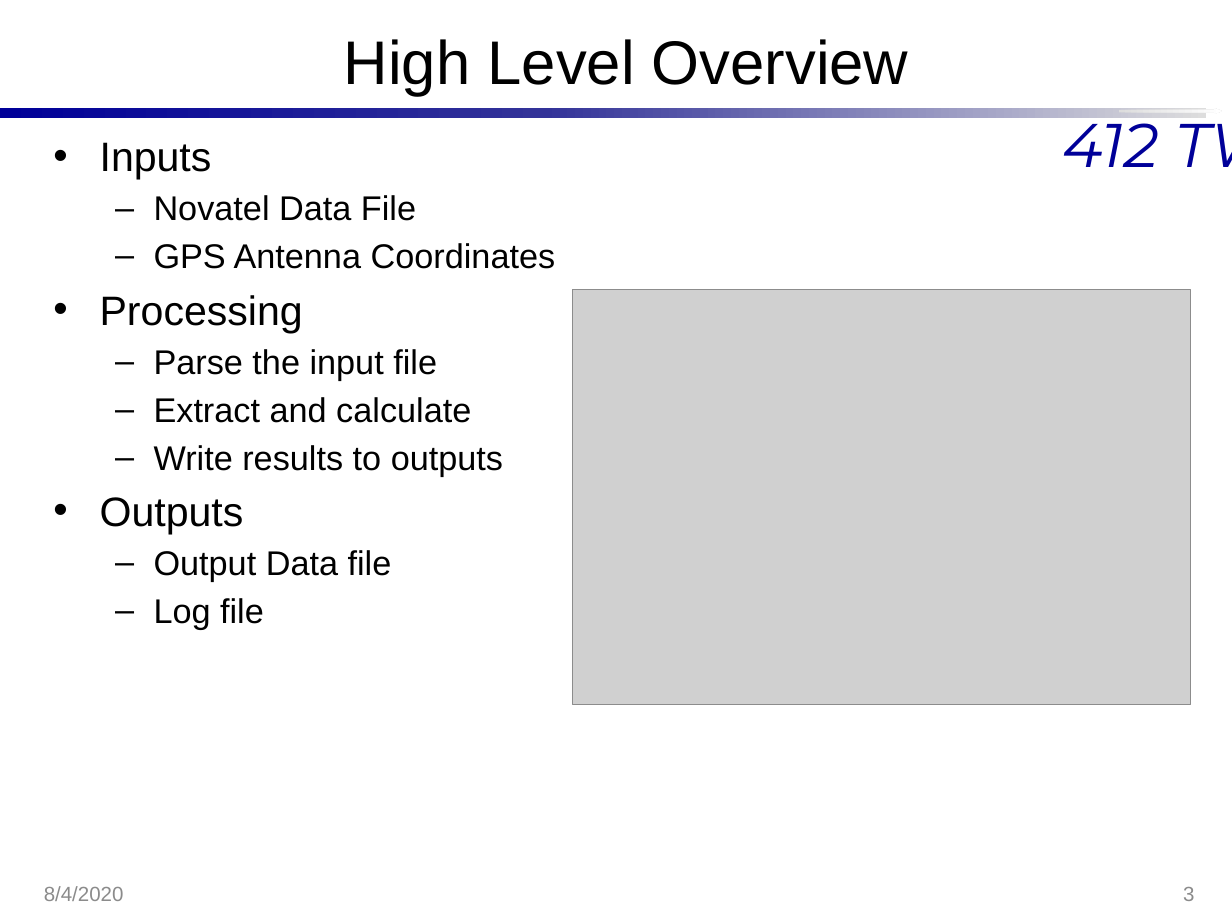
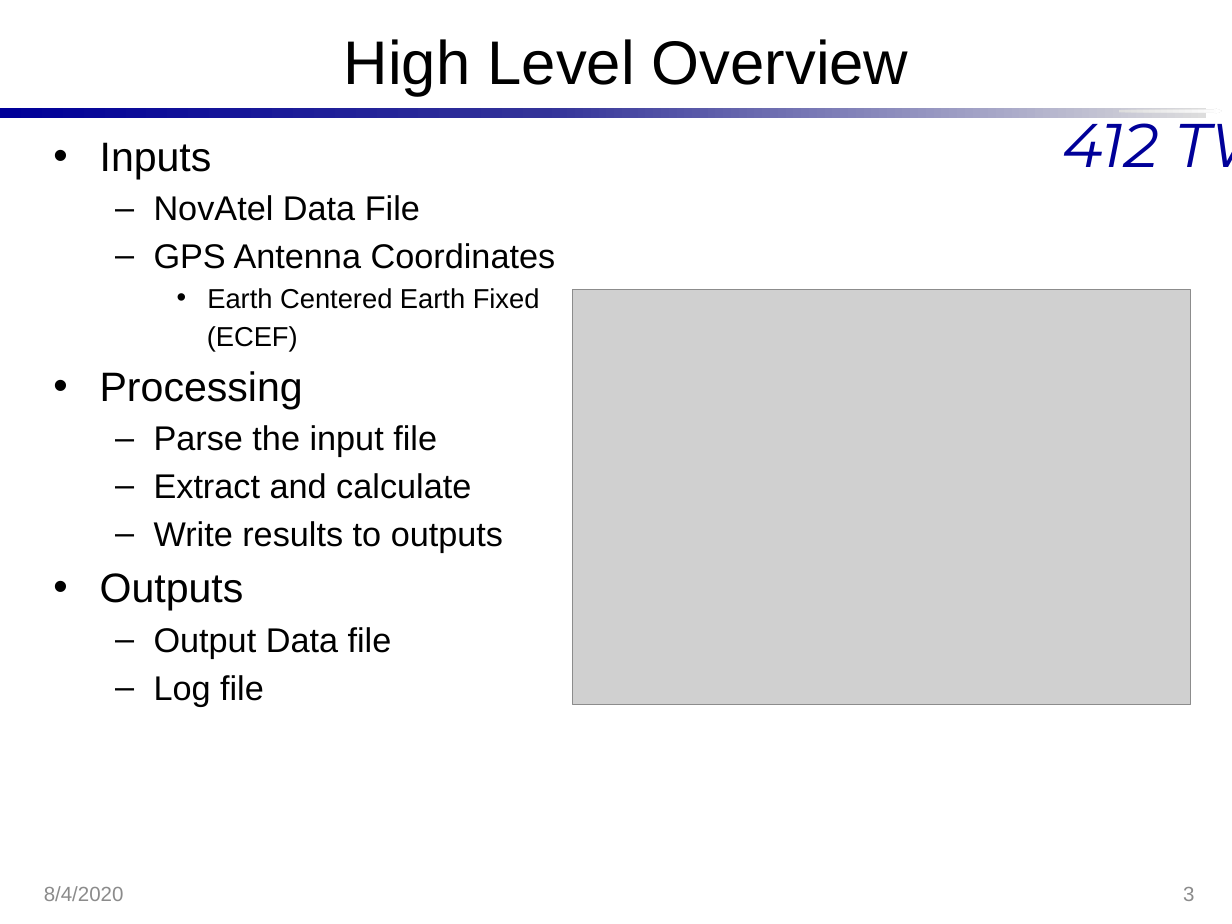
Before and after one commit to Hannsel101/PCIP_Intern_Proj_1, a slide deck: slide 3 of BestXYZ_Presentation.pptx. Drawn at 1232x924 pixels with LibreOffice and Linux fonts; fonts in the diff are those of the drawing; grey boxes stand for pictures; background and template pictures are left out. Boxes give left, top, right and bottom in pixels: in the first picture for what was removed or moved away, otherwise in the second. Text is boxed around its words. In the diff, an @@ line names an element or a change of style, - is before the commit and + after.

```diff
--- a/BestXYZ_Presentation.pptx
+++ b/BestXYZ_Presentation.pptx
@@ text at <box>154,195,420,221</box>: text changed @@
-  – Novatel Data File
+  – NovAtel Data File
@@ text at <box>207,288,540,352</box>: paragraphs added @@
+    • Earth Centered Earth Fixed
+    (ECEF)
```
Also in this commit, not shown: 5 other slides changed, 1 slide added.
